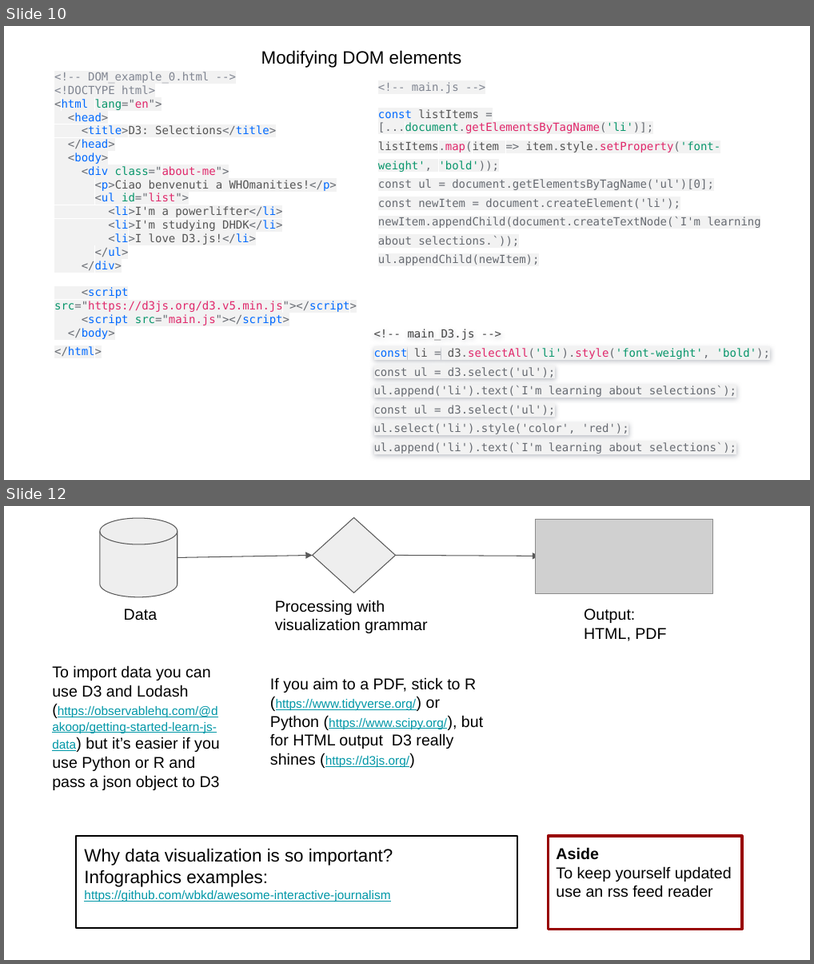
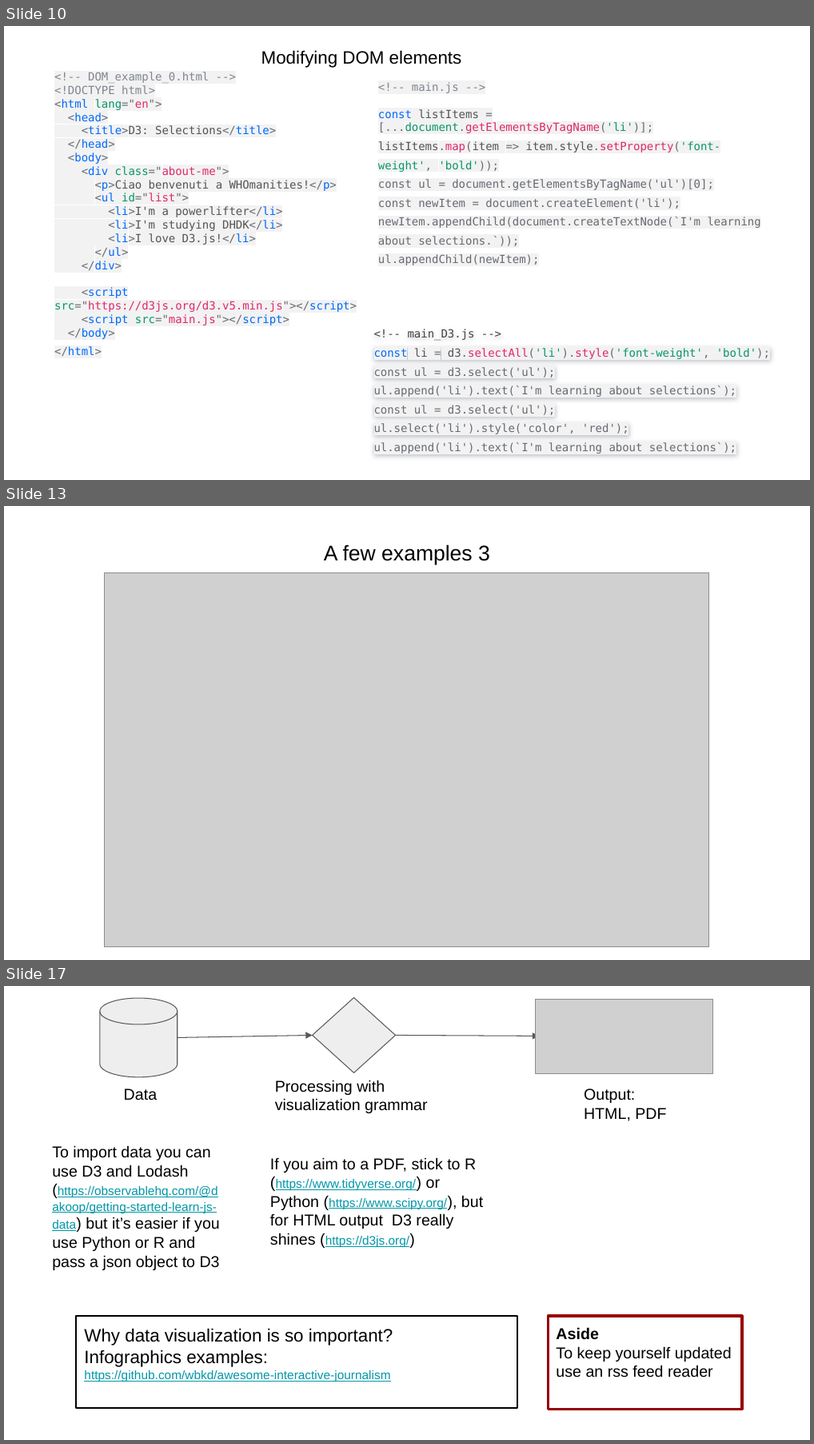
Before and after one commit to claudiotubertini/WHOmanities, a slide deck: Client-side_Data_Visualization.pptx. Shown one above the other, each under a label of ours: slides 10 and 12 before the commit, slides 10, 13 and 17 after it; the slides between them are not shown. The pictures are 814x964 and 814x1444 pixels, drawn with LibreOffice and Linux fonts; fonts in the diff are those of the drawing; grey boxes stand for pictures. Boxes give left, top, right and bottom in pixels: in the first picture for what was removed or moved away, otherwise in the second. Text is boxed around its words. In the diff, an @@ line names an element or a change of style, - is before the commit and + after.

```diff
--- a/Client-side_Data_Visualization.pptx
+++ b/Client-side_Data_Visualization.pptx
@@ slide 13 added at [4, 506, 810, 960], background #FFFFFF @@
@@ title added at [324, 544, 490, 565], 19 pt, text #000000 @@
+A few examples 3
@@ picture added at [105, 573, 710, 947] @@
@@ what was slide 12 is now slide 17 @@
```
Also in this commit, not shown: 5 other slides added, 1 slide removed, 2 other files.
